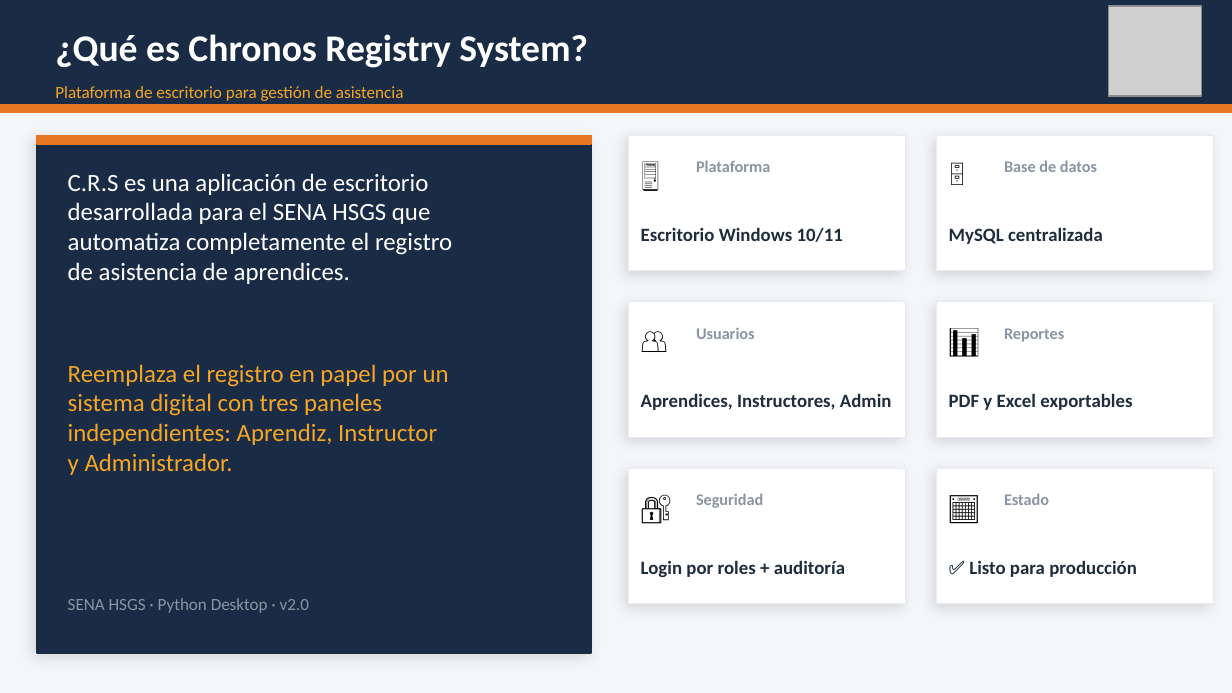
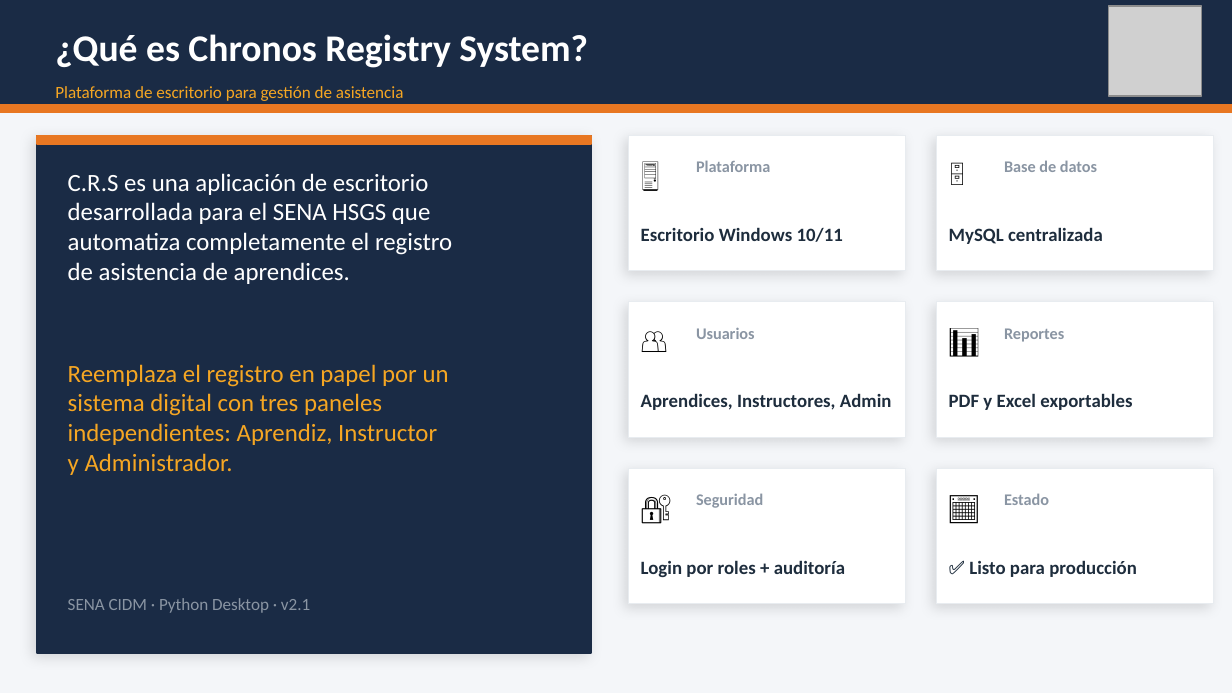
Before and after one commit to GravisLudio/3232672, a slide deck: slide 3 of Base_proyecto/documentacion/CRS_Presentacion_Final.pptx. Drawn at 1232x693 pixels with LibreOffice and Linux fonts; fonts in the diff are those of the drawing; grey boxes stand for pictures. Boxes give left, top, right and bottom in pixels: in the first picture for what was removed or moved away, otherwise in the second. Text is boxed around its words. In the diff, an @@ line names an element or a change of style, - is before the commit and + after.

```diff
--- a/Base_proyecto/documentacion/CRS_Presentacion_Final.pptx
+++ b/Base_proyecto/documentacion/CRS_Presentacion_Final.pptx
@@ text at (x1=68, y1=598, x2=310, y2=613): text changed @@
-SENA HSGS · Python Desktop · v2.0
+SENA CIDM · Python Desktop · v2.1
```
Also in this commit, not shown: 2 other slides changed.
